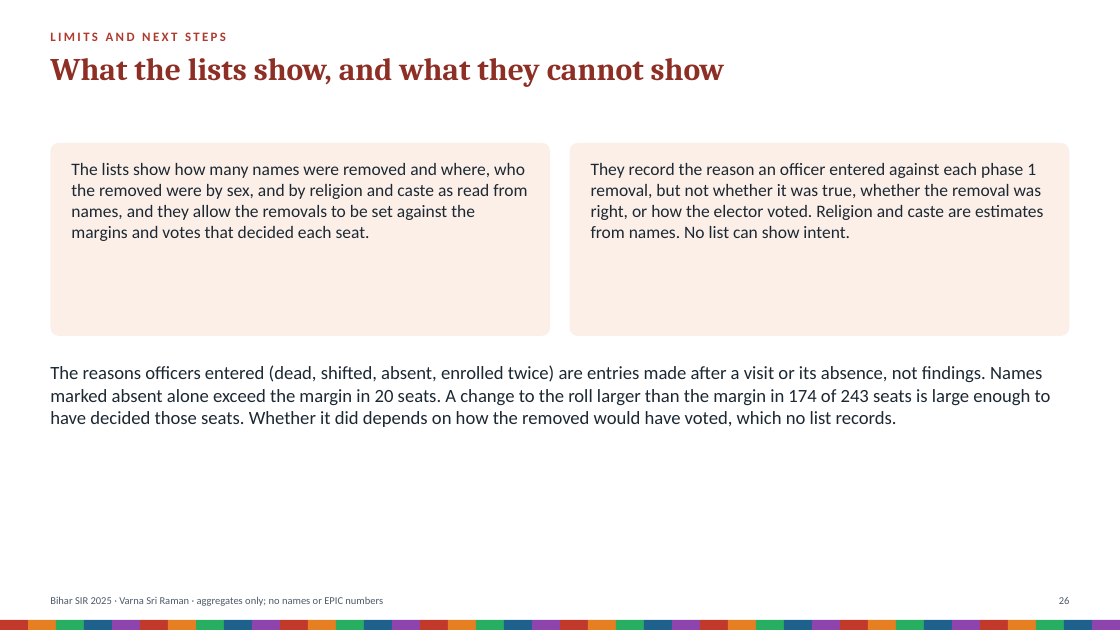
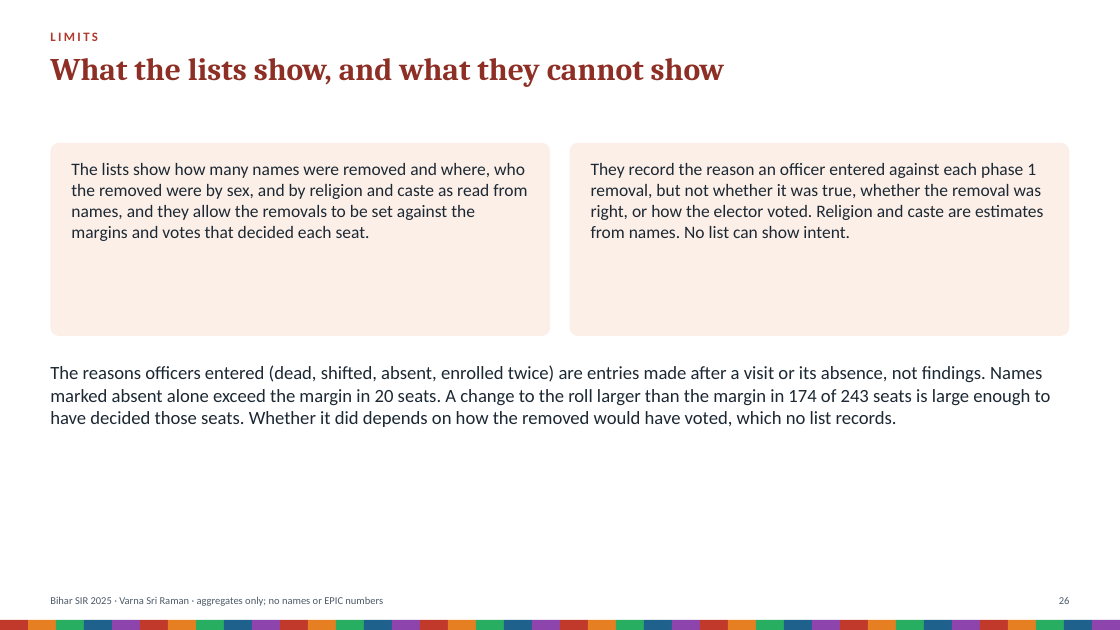
Before and after one commit to Varnasr/INDIA-DATA, a slide deck: slide 26 of reports/bihar-sir-2025-deck.pptx. Drawn at 1120x630 pixels with LibreOffice and Linux fonts; fonts in the diff are those of the drawing. Boxes give left, top, right and bottom in pixels: in the first picture for what was removed or moved away, otherwise in the second. Text is boxed around its words. In the diff, an @@ line names an element or a change of style, - is before the commit and + after.

```diff
--- a/reports/bihar-sir-2025-deck.pptx
+++ b/reports/bihar-sir-2025-deck.pptx
@@ text at box(50, 32, 98, 41): text changed @@
-LIMITS AND NEXT STEPS
+LIMITS
```
Also in this commit, not shown: 4 other slides changed, 51 other files.
